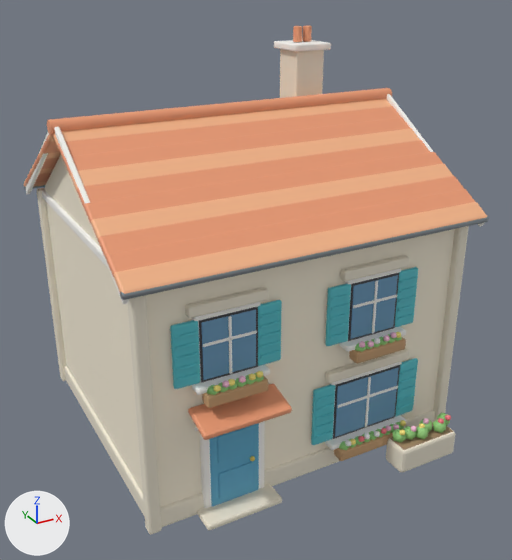
One commit to the FBX model unity/Assets/Resources/Bayview/house_a.fbx: the scene before it, then after it.
Rendered twice from a 50 mm lens placed at (-8.34, -16.07, 11.88), pointed at (0.03, -0.85, 4.27). Arrows for +X, +Y and +Z are at lower left; the lights stay in place. The older version comes first. Objects named as collision shapes, trigger or cutter boxes, shadow casters or lower levels of detail are left out. Where no turn or scale is listed for an object, it has been applied to the vertices.

Before the edit, the objects in view are built like this:
```python
me_cube = bpy.data.meshes.new('Cube')
me_cube.from_pydata(...)  # 9288 vertices, 9382 faces; spans x -4.75..4.75, y -5.0..4.27, z -3.14..7.35
me_cube.materials.append(mat_tint_wall)  # pale yellow #fcf2dd
me_cube.materials.append(mat_stone)  # pale yellow #efe7d4
me_cube.materials.append(mat_whitetrim)  # white #fcfaf6
me_cube.materials.append(mat_rooftilelight)  # beige #f9b88b
me_cube.materials.append(mat_rooftile)  # orange #ef9e76
me_cube.materials.append(mat_metal)  # grey #959ba2
me_cube.materials.append(mat_tint_door)  # blue #61adce
me_cube.materials.append(mat_gold)  # yellow #fddf6f
me_cube.materials.append(mat_black)  # dark grey #3f3f45
me_cube.materials.append(mat_glass)  # blue #6f9ebf
me_cube.materials.append(mat_tint_shutter)  # cyan #59c4ce
me_cube.materials.append(mat_wood)  # brown #c59e73
me_cube.materials.append(mat_leaf)  # green #95ce7c
me_cube.materials.append(mat_flowerwhite)  # white #fffffc
me_cube.materials.append(mat_floweryellow)  # yellow #ffec81
me_cube.materials.append(mat_flowerred)  # red #f97c86
me_cube.materials.append(mat_flowerpink)  # pink #ffc5df
me_cube.materials.append(mat_soil)  # brown #aa8b6c
ob_visual = bpy.data.objects.new('Visual', me_cube)
ob_visual.location = (0.0, 0.0, 3.1)
```
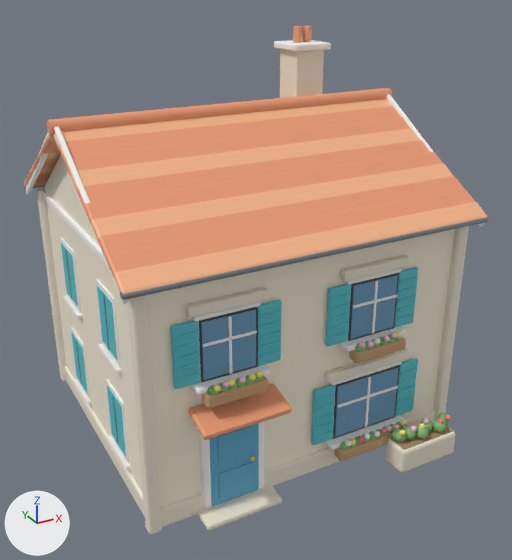
Boxes [x1, y1, x2, y2] around the edits, measured in the pictures (512 x 560 px):
part 1 of me_cube, added: after [106, 379, 129, 462]
part 2 of me_cube, added: after [114, 396, 126, 456]
part 3 of me_cube, added: after [107, 385, 118, 444]
part 4 of me_cube, added: after [108, 435, 131, 470]
part 5 of me_cube, added: after [71, 327, 90, 398]
part 6 of me_cube, added: after [77, 340, 88, 393]
part 7 of me_cube, added: after [71, 332, 81, 383]
part 8 of me_cube, added: after [73, 378, 92, 405]
part 9 of me_cube, added: after [96, 279, 120, 366]
part 10 of me_cube, added (cyan): after [104, 294, 117, 360]
part 11 of me_cube, added: after [97, 286, 109, 349]
part 12 of me_cube, added: after [103, 294, 109, 348]
part 13 of me_cube, added: after [98, 344, 122, 375]
part 14 of me_cube, added: after [60, 238, 81, 312]
part 15 of me_cube, added: after [66, 250, 78, 307]
part 16 of me_cube, added: after [61, 243, 71, 297]
part 17 of me_cube, added: after [64, 295, 82, 319]

The change, as a list of edits to the scene's bpy script:
```text
Change me_cube:
    used by ob_visual; location = (0.0, 0.0, 3.1)
    remove me_cube.from_pydata(...)  # 9288 vertices, 9382 faces; spans x -4.75..4.75, y -5.0..4.27, z -3.14..7.35
    add me_cube.from_pydata(...)  # 9608 vertices, 9622 faces; spans x -4.75..4.75, y -5.0..4.27, z -3.14..7.35
    me_cube part 1: a new loose piece, a box spanning x -4.29..-4.25, y -2.2..-1.0, z -2.25..-0.55, in mat_whitetrim (white #fcfaf6)
    me_cube part 2: a new loose piece, a box spanning x -4.31..-4.28, y -2.12..-1.62, z -2.125..-0.675, in mat_tint_shutter (cyan #59c4ce)
    me_cube part 3: a new loose piece, a box spanning x -4.31..-4.28, y -1.58..-1.08, z -2.125..-0.675, in mat_tint_shutter (cyan #59c4ce)
    me_cube part 4: a new loose piece, a box spanning x -4.37..-4.25, y -2.3..-0.9, z -2.4..-2.3, in mat_whitetrim (white #fcfaf6)
    me_cube part 5: a new loose piece, a box spanning x -4.29..-4.25, y 1.0..2.2, z -2.25..-0.55, in mat_whitetrim (white #fcfaf6)
    me_cube part 6: a new loose piece, a box spanning x -4.31..-4.28, y 1.08..1.58, z -2.125..-0.675, in mat_tint_shutter (cyan #59c4ce)
    me_cube part 7: a new loose piece, a box spanning x -4.31..-4.28, y 1.62..2.12, z -2.125..-0.675, in mat_tint_shutter (cyan #59c4ce)
    me_cube part 8: a new loose piece, a box spanning x -4.37..-4.25, y 0.9..2.3, z -2.4..-2.3, in mat_whitetrim (white #fcfaf6)
    me_cube part 9: a new loose piece, a box spanning x -4.29..-4.25, y -2.2..-1.0, z 0.45..2.15, in mat_whitetrim (white #fcfaf6)
    me_cube part 10: a new loose piece, a box spanning x -4.31..-4.28, y -2.12..-1.62, z 0.575..2.025, in mat_tint_shutter (cyan #59c4ce)
    me_cube part 11: a new loose piece, a box spanning x -4.31..-4.28, y -1.58..-1.08, z 0.575..2.025, in mat_tint_shutter (cyan #59c4ce)
    me_cube part 12: a new loose piece, a box spanning x -4.317..-4.307, y -1.62..-1.58, z 0.575..2.025, in mat_black (dark grey #3f3f45)
    me_cube part 13: a new loose piece, a box spanning x -4.37..-4.25, y -2.3..-0.9, z 0.3..0.4, in mat_whitetrim (white #fcfaf6)
    me_cube part 14: a new loose piece, a box spanning x -4.29..-4.25, y 1.0..2.2, z 0.45..2.15, in mat_whitetrim (white #fcfaf6)
    me_cube part 15: a new loose piece, a box spanning x -4.31..-4.28, y 1.08..1.58, z 0.575..2.025, in mat_tint_shutter (cyan #59c4ce)
    me_cube part 16: a new loose piece, a box spanning x -4.31..-4.28, y 1.62..2.12, z 0.575..2.025, in mat_tint_shutter (cyan #59c4ce)
    me_cube part 17: a new loose piece, a box spanning x -4.37..-4.25, y 0.9..2.3, z 0.3..0.4, in mat_whitetrim (white #fcfaf6)
    other edits to the shape of me_cube do not show in these pictures
```
